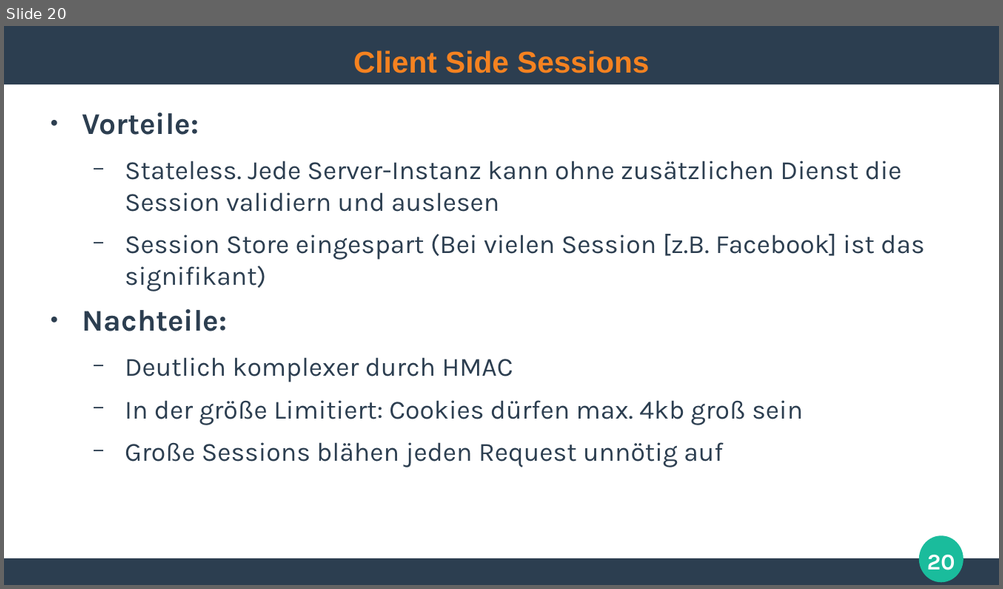
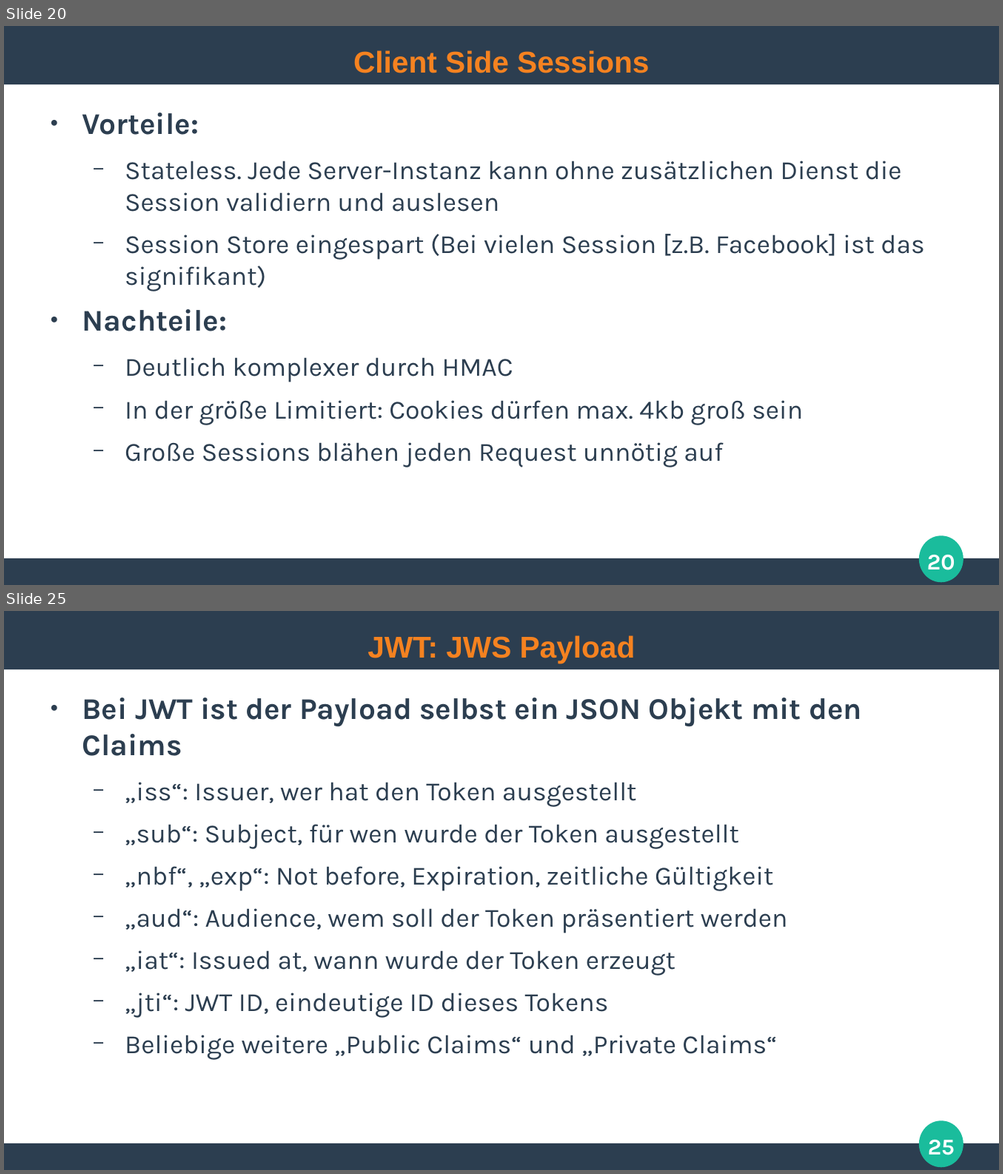
Before and after one commit to ghandmann/HS-AlbSig-WebAnwendungen2, a slide deck: Kapitel/07_Authentication.odp. Shown one above the other, each under a label of ours: slide 20 before the commit, slides 20 and 25 after it; the slides between them are not shown. The pictures are 1003x589 and 1003x1174 pixels, drawn with LibreOffice and Linux fonts; fonts in the diff are those of the drawing. Boxes give left, top, right and bottom in pixels: in the first picture for what was removed or moved away, otherwise in the second. Text is boxed around its words. In the diff, an @@ line names an element or a change of style, - is before the commit and + after.

Commit message:
Added JSON Web Token section, needs refinement

```diff
--- a/Kapitel/07_Authentication.odp
+++ b/Kapitel/07_Authentication.odp
@@ slide 25 added at (4, 611, 999, 1170), background #FFFFFF; not listed: 3 template elements that a slide beside it also shows @@
@@ title added at (367, 635, 635, 664), 24 pt, text #F58220, bold @@
+JWT: JWS Payload
@@ text added at (82, 698, 862, 1060), 21 pt, text #2C3E50 @@
+● Bei JWT ist der Payload selbst ein JSON Objekt mit den Claims
+  − „iss“: Issuer, wer hat den Token ausgestellt
+  − „sub“: Subject, für wen wurde der Token ausgestellt
+  − „nbf“, „exp“: Not before, Expiration, zeitliche Gültigkeit
+  − „aud“: Audience, wem soll der Token präsentiert werden
+  − „iat“: Issued at, wann wurde der Token erzeugt
+  − „jti“: JWT ID, eindeutige ID dieses Tokens
+  − Beliebige weitere „Public Claims“ und „Private Claims“
@@ page number added at (928, 1140, 954, 1156), 18 pt, text #FFFFFF, bold @@
+25
```
Also in this commit, not shown: 9 other slides added.
